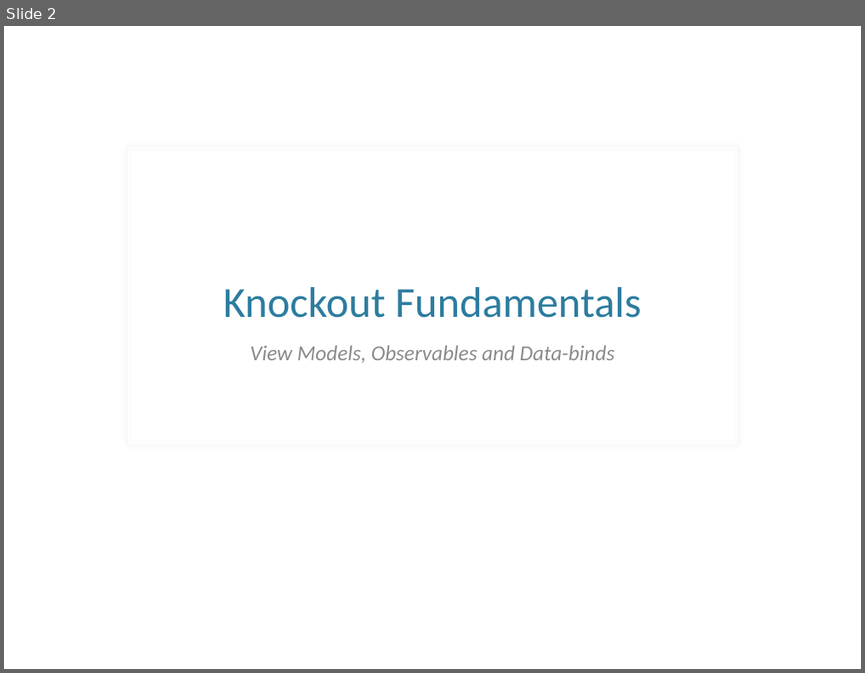
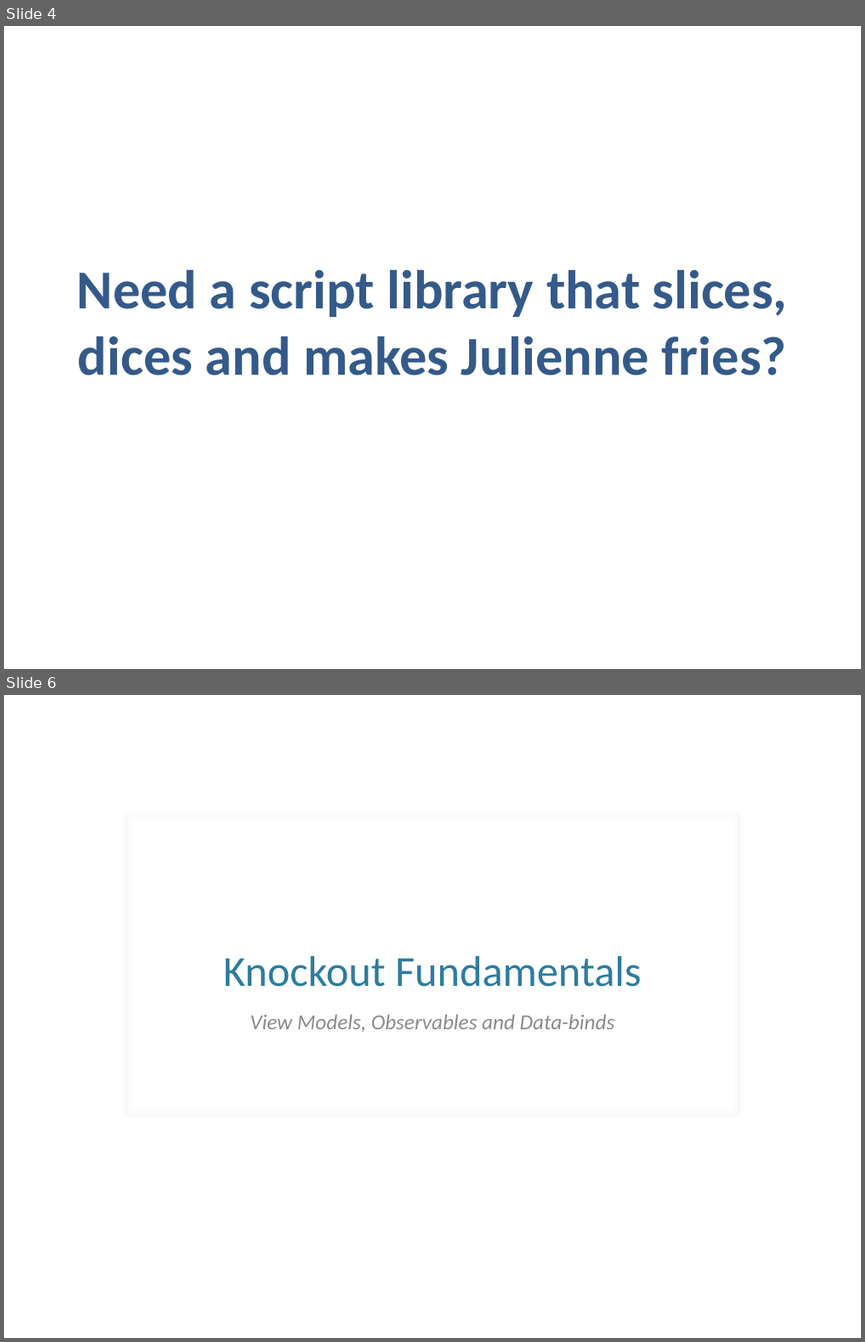
Before and after one commit to samnau/knockout-templating, a slide deck: Knockout Templating - slides.pptx. Shown one above the other, each under a label of ours: slide 2 before the commit, slides 4 and 6 after it; the slides between them are not shown. The pictures are 865x673 and 865x1342 pixels, drawn with LibreOffice and Linux fonts; fonts in the diff are those of the drawing; background and template pictures are left out. Boxes give left, top, right and bottom in pixels: in the first picture for what was removed or moved away, otherwise in the second. Text is boxed around its words. In the diff, an @@ line names an element or a change of style, - is before the commit and + after.

```diff
--- a/Knockout Templating - slides.pptx
+++ b/Knockout Templating - slides.pptx
@@ slide 4 added at (4, 26, 861, 669), background picture (left out) @@
@@ title added at (77, 270, 788, 375), 46 pt, text #345A8A, bold @@
+Need a script library that slices, dices and makes Julienne fries?
@@ what was slide 2 is now slide 6 @@
```
Also in this commit, not shown: 3 slides changed, 3 other slides added, 1 slide removed.
